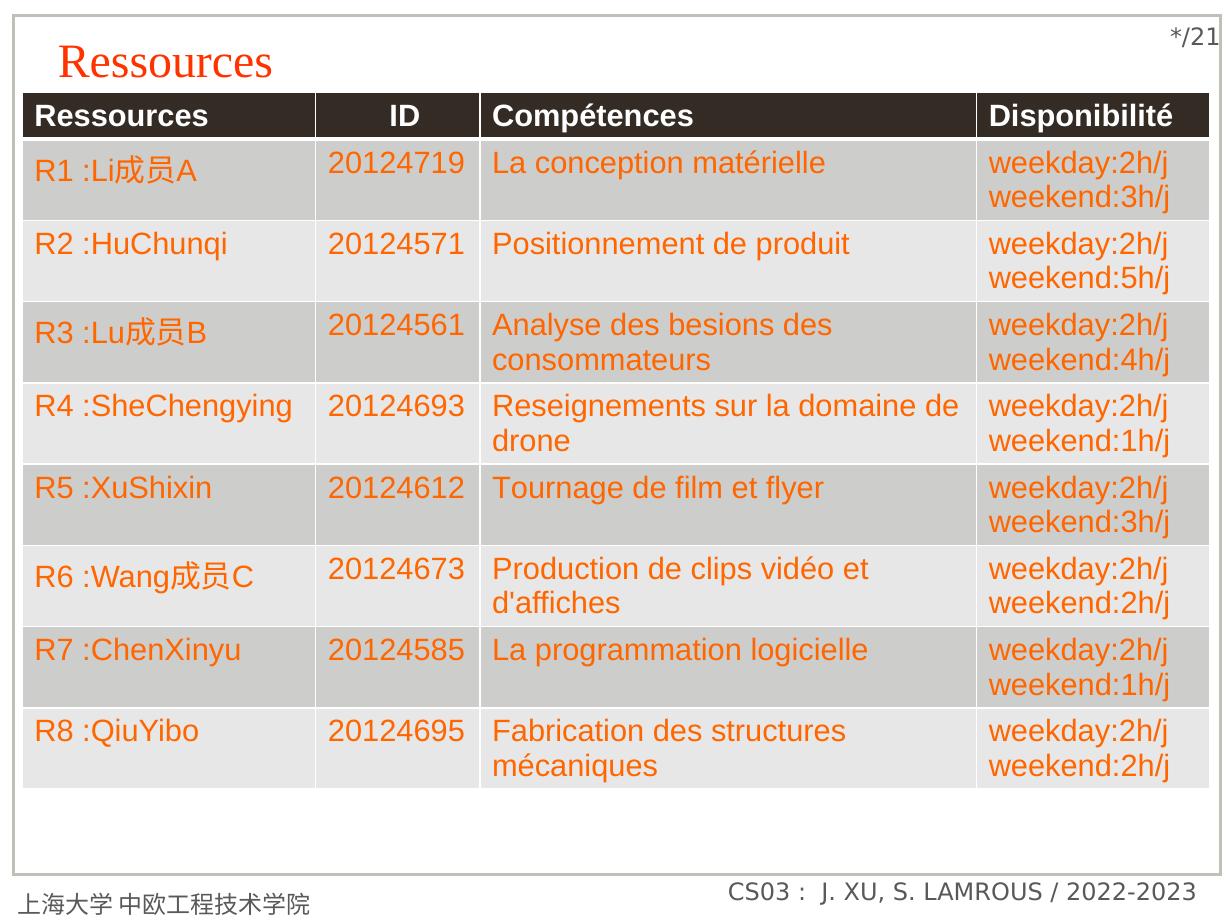
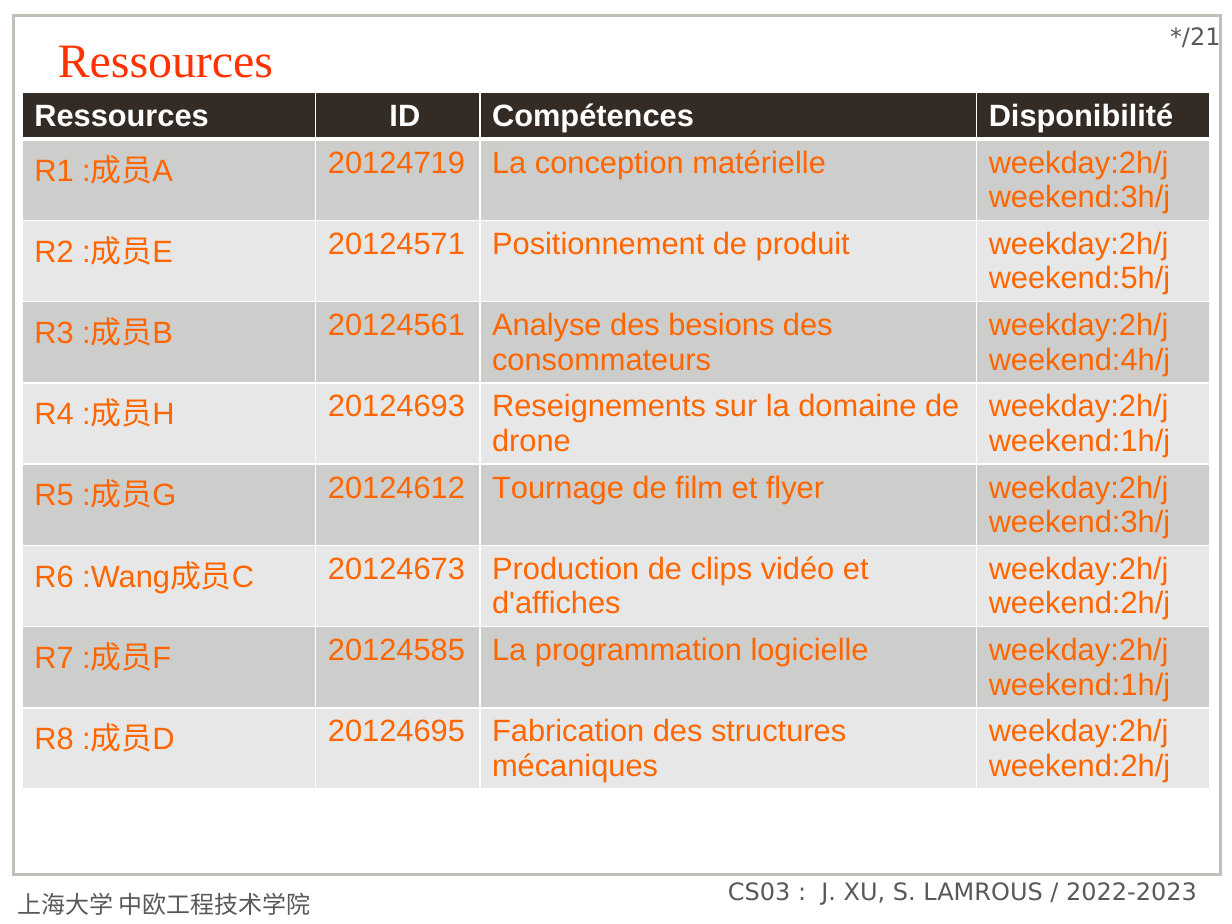
Before and after one commit to yicongl1/Drone-Delivery-2022, a slide deck: slide 5 of 05_项目管理课程/小组作业/group/PPT-资源管理.pptx. Drawn at 1232x924 pixels with LibreOffice and Linux fonts; fonts in the diff are those of the drawing; background and template pictures are left out. Boxes give left, top, right and bottom in pixels: in the first picture for what was removed or moved away, otherwise in the second. Text is boxed around its words. In the diff, an @@ line names an element or a change of style, - is before the commit and + after.

Commit message:
匿名化：姓名替换为成员A-成员J，内嵌作者字段统一为 group
- 答辩 PPT、3 份小组 PPT、4 份操作手册、讲稿正文
- 补上拼音变体与拼接写法（LiYicong / Yibo Qiu / SheChengying 等）
- 补充重命名后的文档与清理报告

```diff
--- a/05_项目管理课程/小组作业/group/PPT-资源管理.pptx
+++ b/05_项目管理课程/小组作业/group/PPT-资源管理.pptx
@@ table at (x1=22, y1=92, x2=1209, y2=832) @@
-row 2, column 1: R1 :Li成员A
+row 2, column 1: R1 :成员A
-row 3, column 1: R2 :HuChunqi
+row 3, column 1: R2 :成员E
-row 4, column 1: R3 :Lu成员B
+row 4, column 1: R3 :成员B
-row 5, column 1: R4 :SheChengying
+row 5, column 1: R4 :成员H
-row 6, column 1: R5 :XuShixin
+row 6, column 1: R5 :成员G
-row 8, column 1: R7 :ChenXinyu
+row 8, column 1: R7 :成员F
-row 9, column 1: R8 :QiuYibo
+row 9, column 1: R8 :成员D
```
Also in this commit, not shown: 2 other slides changed, 4 other files.
